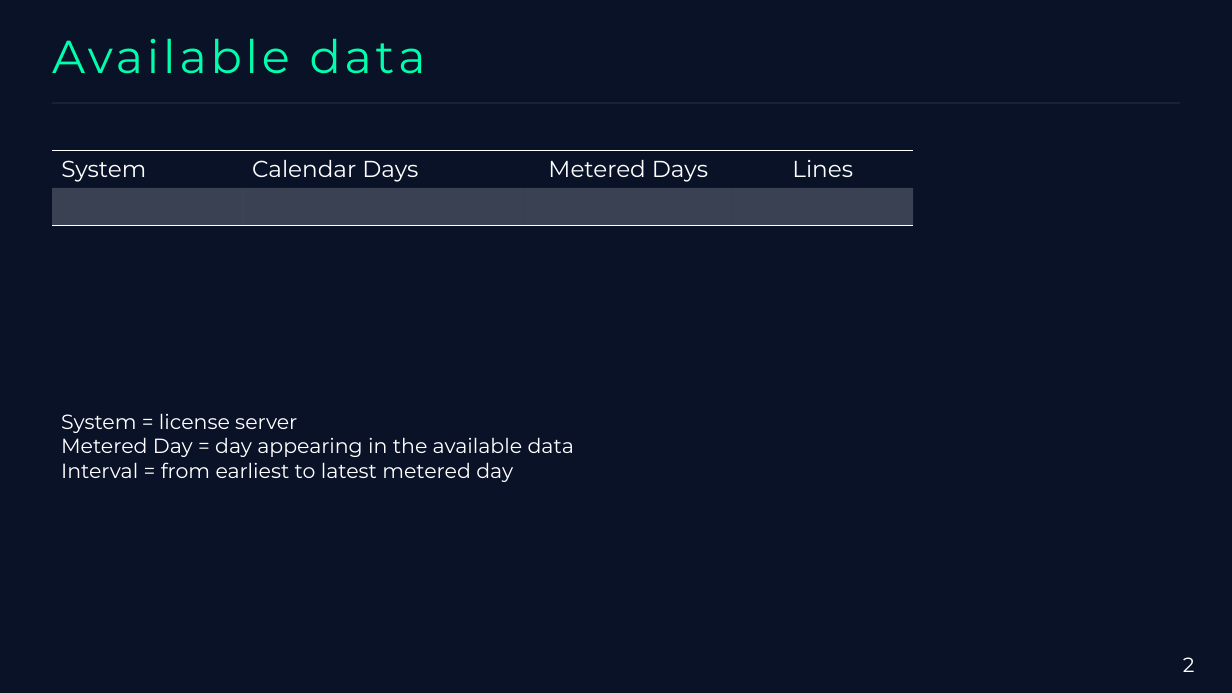
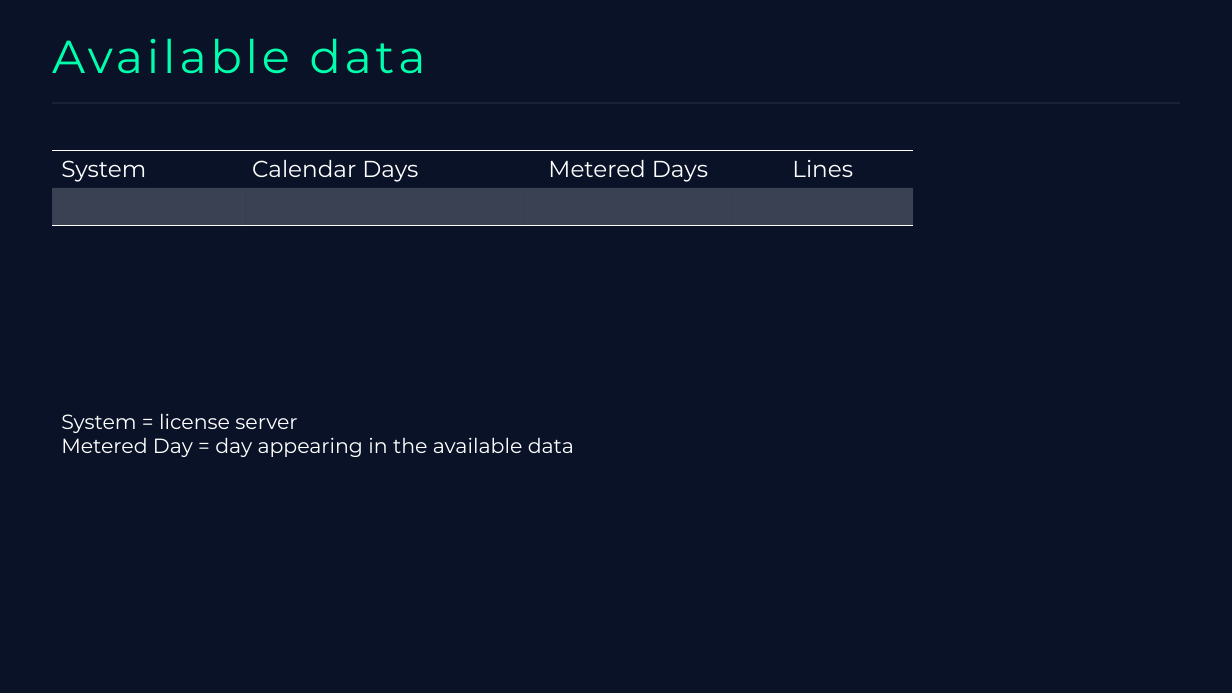
Before and after one commit to LarsLary/bi-dashboard, a slide deck: slide 2 of assets/report_analysis_template.pptx. Drawn at 1232x693 pixels with LibreOffice and Linux fonts; fonts in the diff are those of the drawing; background and template pictures are left out. Boxes give left, top, right and bottom in pixels: in the first picture for what was removed or moved away, otherwise in the second. Text is boxed around its words. In the diff, an @@ line names an element or a change of style, - is before the commit and + after.

```diff
--- a/assets/report_analysis_template.pptx
+++ b/assets/report_analysis_template.pptx
@@ text at [61, 462, 513, 482]: paragraph removed @@
-Interval = from earliest to latest metered day
@@ page number removed at [1183, 657, 1195, 672] @@
-2
```
Also in this commit, not shown: 1 slide added, 1 slide removed, 3 other files.
